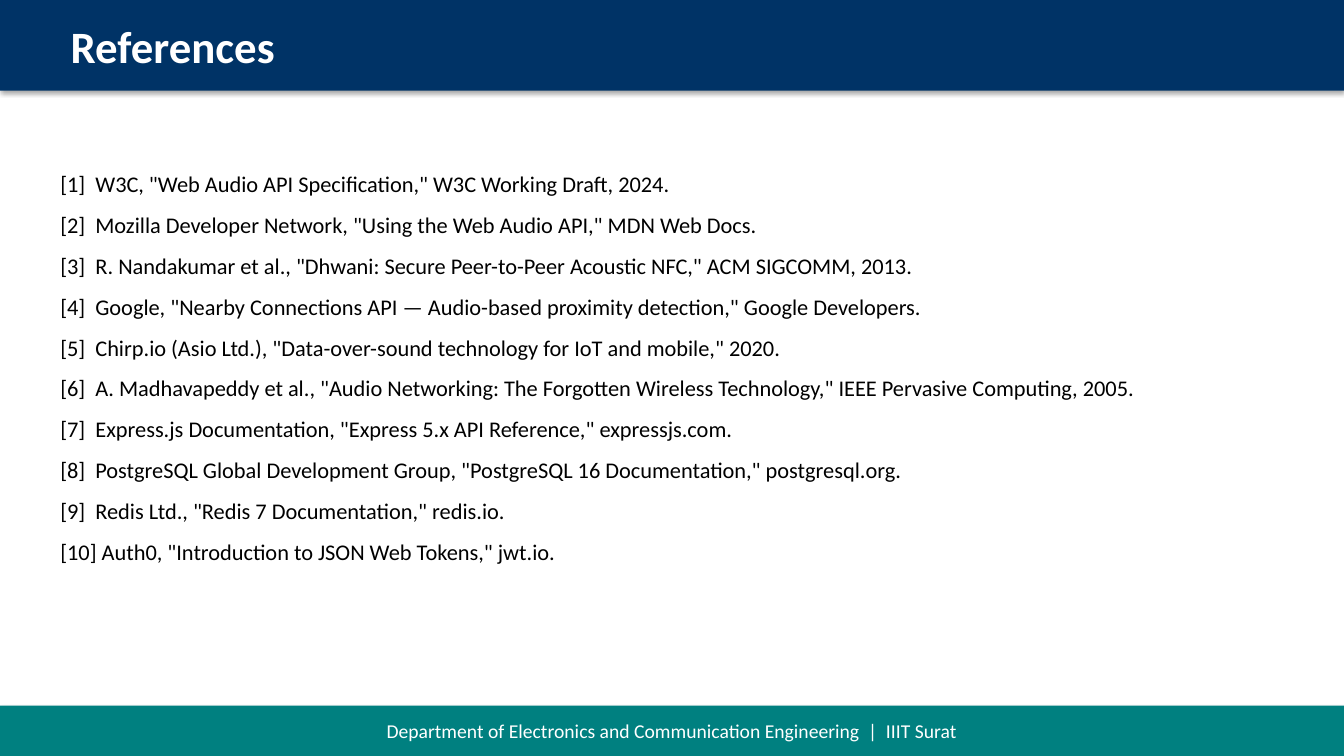
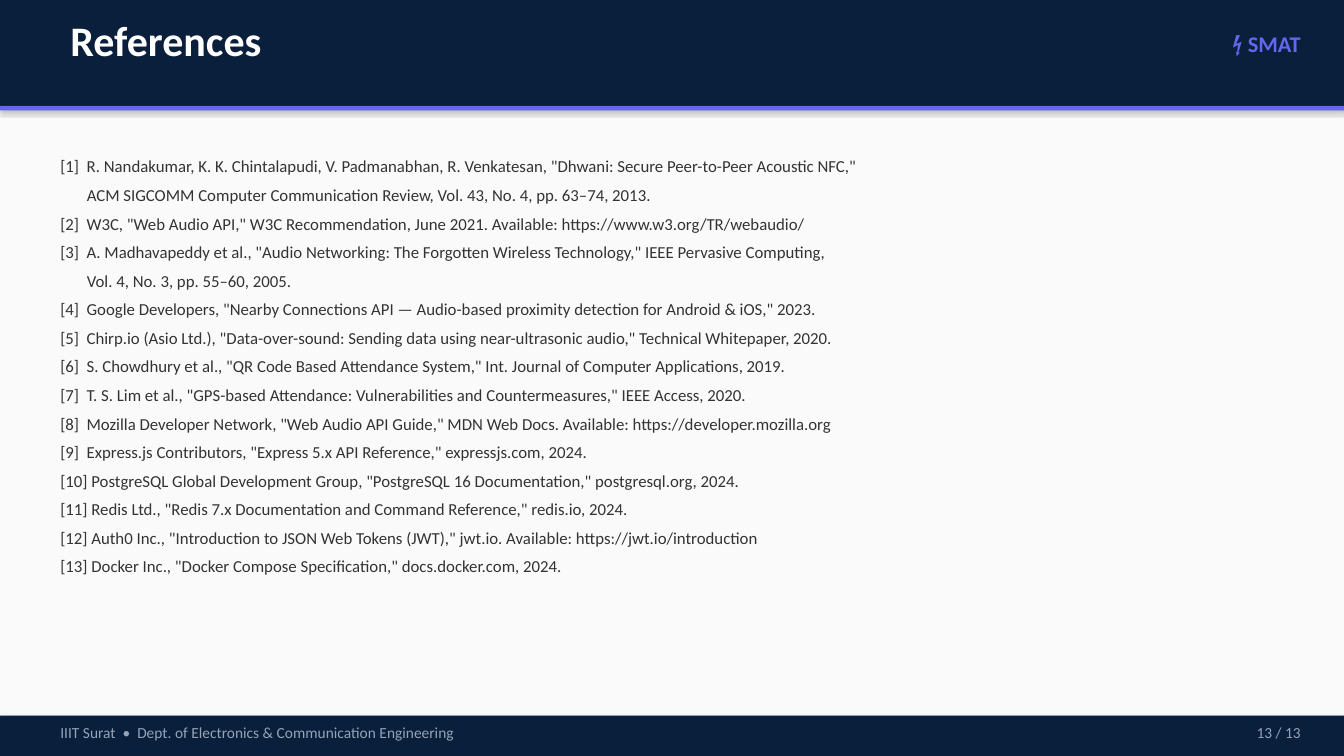
Before and after one commit to CHIRAGKUMAR1718/Smart-Attendance, a slide deck: slide 19 of SMAT_Attendance_Presentation.pptx (slide 14 before the commit). Drawn at 1344x756 pixels with LibreOffice and Linux fonts; fonts in the diff are those of the drawing. Boxes give left, top, right and bottom in pixels: in the first picture for what was removed or moved away, otherwise in the second. Text is boxed around its words. In the diff, an @@ line names an element or a change of style, - is before the commit and + after.

```diff
--- a/SMAT_Attendance_Presentation.pptx
+++ b/SMAT_Attendance_Presentation.pptx
@@ background #FFFFFF to #FAFAFA @@
@@ rectangle added at box(0, 0, 1344, 106), fill #0A1F3C @@
@@ text "References": place and size @@
-text "References" at box(0, 0, 1344, 91)
+text "References" at box(70, 27, 261, 57)
@@ text "References" at box(70, 27, 261, 57): size 32 to 30 pt; vertical alignment middle to top; fill #003366 to none; shadow off @@
@@ text added at box(1248, 37, 1301, 52), 16 pt, text #6366F1, bold @@
+⚡ SMAT
@@ rectangle added at box(0, 106, 1344, 110), fill #6366F1 @@
@@ text at box(60, 160, 856, 575): text changed; size 16 to 12 pt; text colour #000000 to #333333 @@
-[1] W3C, "Web Audio API Specification," W3C Working Draft, 2024.
-[2] Mozilla Developer Network, "Using the Web Audio API," MDN Web Docs.
-[3] R. Nandakumar et al., "Dhwani: Secure Peer-to-Peer Acoustic NFC," ACM SIGCOMM, 2013.
-[4] Google, "Nearby Connections API — Audio-based proximity detection," Google Developers.
-[5] Chirp.io (Asio Ltd.), "Data-over-sound technology for IoT and mobile," 2020.
-[6] A. Madhavapeddy et al., "Audio Networking: The Forgotten Wireless Technology," IEEE Pervasive Computing, 2005.
-[7] Express.js Documentation, "Express 5.x API Reference," expressjs.com.
-[8] PostgreSQL Global Development Group, "PostgreSQL 16 Documentation," postgresql.org.
-[9] Redis Ltd., "Redis 7 Documentation," redis.io.
-[10] Auth0, "Introduction to JSON Web Tokens," jwt.io.
+[1] R. Nandakumar, K. K. Chintalapudi, V. Padmanabhan, R. Venkatesan, "Dhwani: Secure Peer-to-Peer Acoustic NFC,"
+ACM SIGCOMM Computer Communication Review, Vol. 43, No. 4, pp. 63–74, 2013.
+[2] W3C, "Web Audio API," W3C Recommendation, June 2021. Available: https://www.w3.org/TR/webaudio/
+[3] A. Madhavapeddy et al., "Audio Networking: The Forgotten Wireless Technology," IEEE Pervasive Computing,
+Vol. 4, No. 3, pp. 55–60, 2005.
+[4] Google Developers, "Nearby Connections API — Audio-based proximity detection for Android & iOS," 2023.
+[5] Chirp.io (Asio Ltd.), "Data-over-sound: Sending data using near-ultrasonic audio," Technical Whitepaper, 2020.
+[6] S. Chowdhury et al., "QR Code Based Attendance System," Int. Journal of Computer Applications, 2019.
+[7] T. S. Lim et al., "GPS-based Attendance: Vulnerabilities and Countermeasures," IEEE Access, 2020.
+[8] Mozilla Developer Network, "Web Audio API Guide," MDN Web Docs. Available: https://developer.mozilla.org
+[9] Express.js Contributors, "Express 5.x API Reference," expressjs.com, 2024.
+[10] PostgreSQL Global Development Group, "PostgreSQL 16 Documentation," postgresql.org, 2024.
+[11] Redis Ltd., "Redis 7.x Documentation and Command Reference," redis.io, 2024.
+[12] Auth0 Inc., "Introduction to JSON Web Tokens (JWT)," jwt.io. Available: https://jwt.io/introduction
+[13] Docker Inc., "Docker Compose Specification," docs.docker.com, 2024.
@@ rectangle removed at box(0, 706, 1344, 756) @@
-Department of Electronics and Communication Engineering | IIIT Surat
@@ rectangle added at box(0, 716, 1344, 756), fill #0A1F3C @@
@@ text added at box(60, 727, 453, 741), 11 pt, text #94A3B8 @@
+IIIT Surat • Dept. of Electronics & Communication Engineering
@@ text added at box(1257, 728, 1301, 738), 11 pt, text #94A3B8 @@
+13 / 13
```
Also in this commit, not shown: 5 other slides changed, 14 slides added, 9 slides removed, 2 other files.
